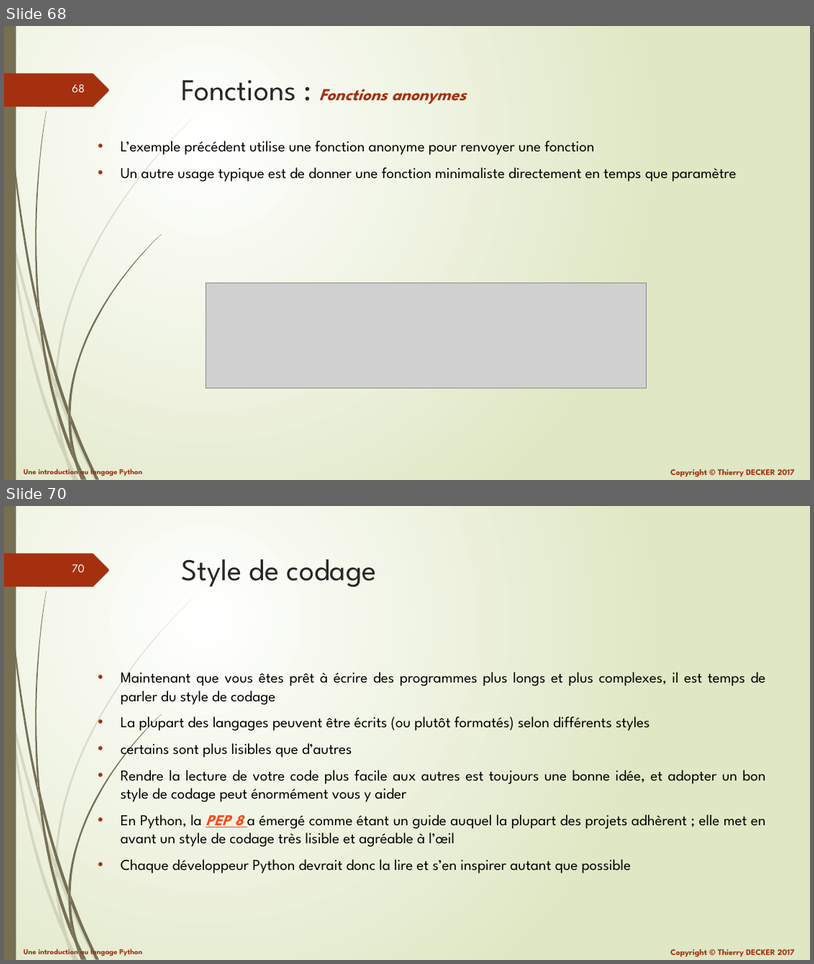
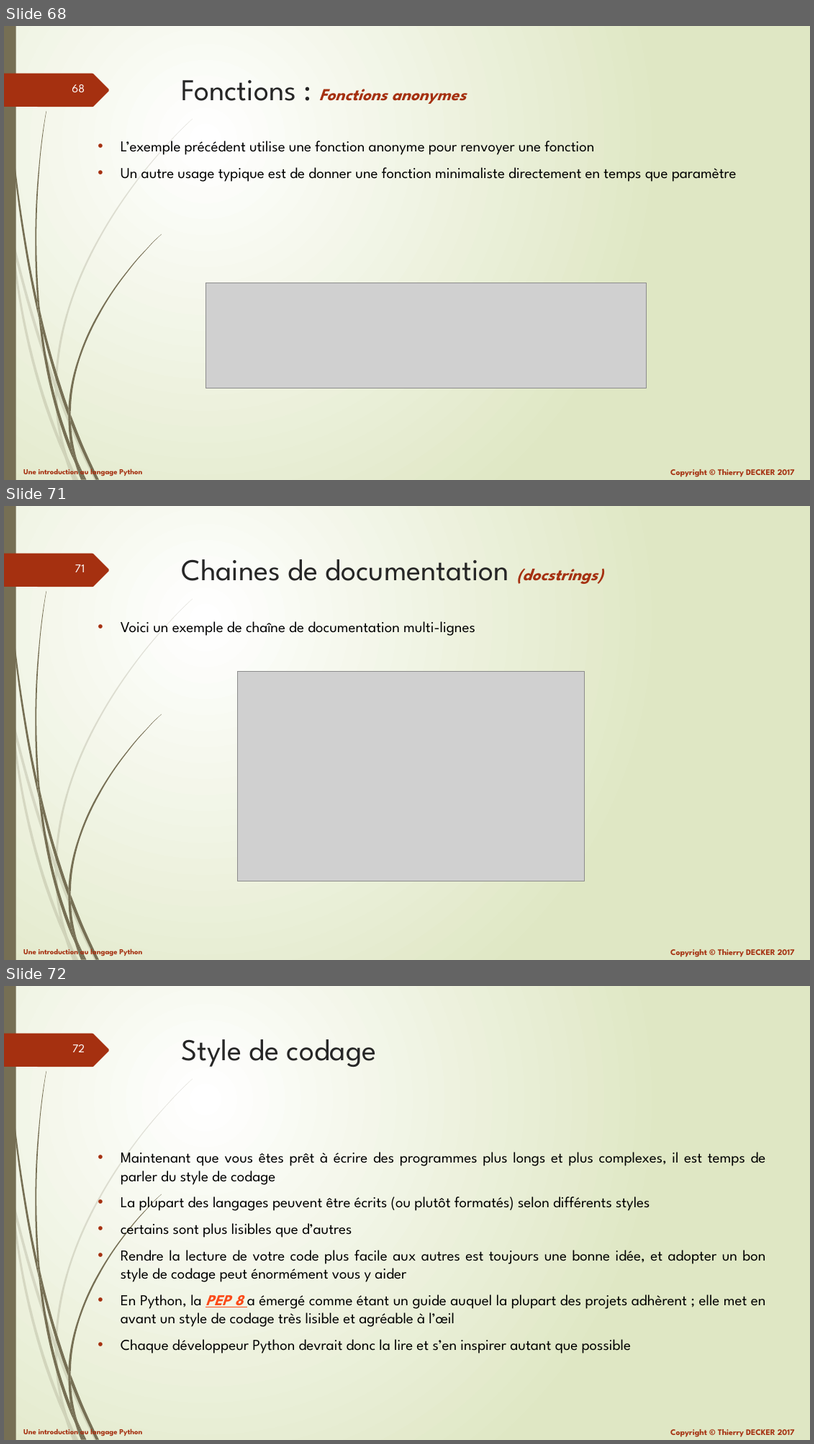
Before and after one commit to VikmanTheRacoon/learning-python, a slide deck: documentations/learning-python.pptx. Shown one above the other, each under a label of ours: slides 68 and 70 before the commit, slides 68, 71 and 72 after it; the slides between them are not shown. The pictures are 814x964 and 814x1444 pixels, drawn with LibreOffice and Linux fonts; fonts in the diff are those of the drawing; grey boxes stand for pictures. Boxes give left, top, right and bottom in pixels: in the first picture for what was removed or moved away, otherwise in the second. Text is boxed around its words. In the diff, an @@ line names an element or a change of style, - is before the commit and + after.

Commit message:
Updated documentation

```diff
--- a/documentations/learning-python.pptx
+++ b/documentations/learning-python.pptx
@@ slide 71 added at bbox=[4, 506, 810, 960], background gradient #FFFFFF to #DFE8C4; not listed: 27 template elements that a slide beside it also shows @@
@@ title added at bbox=[182, 559, 604, 584], 36 pt, text #262626 @@
+Chaines de documentation (docstrings)
@@ text added at bbox=[121, 621, 476, 636], 18 pt, text #000000 @@
+• Voici un exemple de chaîne de documentation multi-lignes
@@ picture added at bbox=[237, 671, 585, 881] @@
@@ what was slide 70 is now slide 72 @@
@@ page number at bbox=[72, 1044, 85, 1052]: text changed @@
-70
+72
```
Also in this commit, not shown: 1 slide changed, 2 other slides added, 1 other file.
